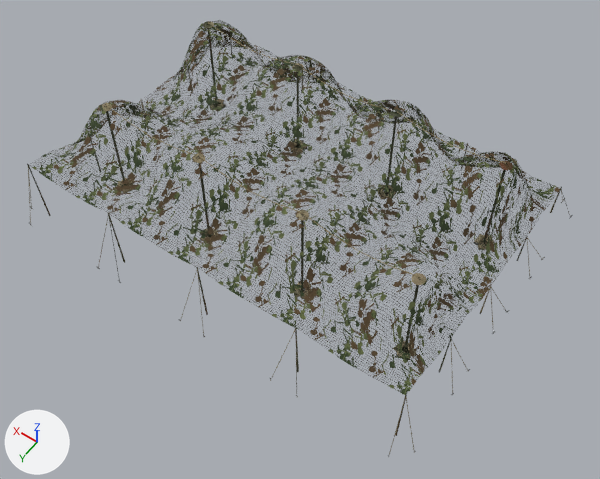
Two versions of the glTF model game/assets/military/base_camo_net.glb, one commit apart.
Rendered twice from a 50 mm lens placed at (-16.7, 23.4, 34.5), pointed at (-1.5, 2.1, 1.1). Lighting does not change. The marker at lower left points along +X, +Y and +Z. The first picture is the older version. Objects named as collision shapes, trigger or cutter boxes, shadow casters or lower levels of detail are left out. Where no turn or scale is listed for an object, it has been applied to the vertices. Vertices at exactly the same position are counted once.

The scene before the commit, as lines of its bpy script (objects in view):
```python
mat_cutout_net = bpy.data.materials.new('cutout_net')
mat_cutout_net.use_nodes = True; mat_cutout_net.node_tree.nodes.clear()
_N = mat_cutout_net.node_tree.nodes; _L = mat_cutout_net.node_tree.links
n0 = _N.new('ShaderNodeBsdfPrincipled'); n0.name = 'Principled BSDF'
n0.inputs[2].default_value = 0.95  # 'Roughness'
n1 = _N.new('ShaderNodeOutputMaterial'); n1.name = 'Material Output'
n2 = _N.new('ShaderNodeMath'); n2.name = 'Math'
n2.operation = 'SUBTRACT'
n2.inputs[0].default_value = 1.0  # 'Value'
n3 = _N.new('ShaderNodeMath'); n3.name = 'Math.001'
n3.operation = 'LESS_THAN'
n4 = _N.new('ShaderNodeMix'); n4.name = 'Mix'
n4.data_type = 'RGBA'
n4.blend_type = 'MULTIPLY'
n4.inputs[0].default_value = 1.0  # 'Factor'
n5 = _N.new('ShaderNodeMath'); n5.name = 'Math.002'
n5.operation = 'MULTIPLY'
n6 = _N.new('ShaderNodeVertexColor'); n6.name = 'Color Attribute'
n7 = _N.new('ShaderNodeTexImage'); n7.name = 'Image Texture'
n7.image = img_net
_L.new(n0.outputs[0], n1.inputs[0])  # 'BSDF' to 'Surface'
_L.new(n2.outputs[0], n0.inputs[4])  # 'Value' to 'Alpha'
_L.new(n3.outputs[0], n2.inputs[1])  # 'Value' to 'Value'
_L.new(n4.outputs[2], n0.inputs[0])  # 'Result' to 'Base Color'
_L.new(n5.outputs[0], n3.inputs[0])  # 'Value' to 'Value'
_L.new(n6.outputs[0], n4.inputs[7])  # 'Color' to 'B'
_L.new(n6.outputs[1], n5.inputs[1])  # 'Alpha' to 'Value'
_L.new(n7.outputs[0], n4.inputs[6])  # 'Color' to 'A'
_L.new(n7.outputs[1], n5.inputs[0])  # 'Alpha' to 'Value'
me_lod0 = bpy.data.meshes.new('lod0')
me_lod0.from_pydata(...)  # 2643 vertices, 4288 faces; spans x -12.1..12.1, y -9.1..9.1, z 0.0..6.2
# faces by material slot: [1472, 2816]
me_lod0.materials.append(mat_atlas)
me_lod0.materials.append(mat_cutout_net)
ob_lod0 = bpy.data.objects.new('lod0', me_lod0)
ob_lod0.location = (0.0, 0.0, 0.0)
```
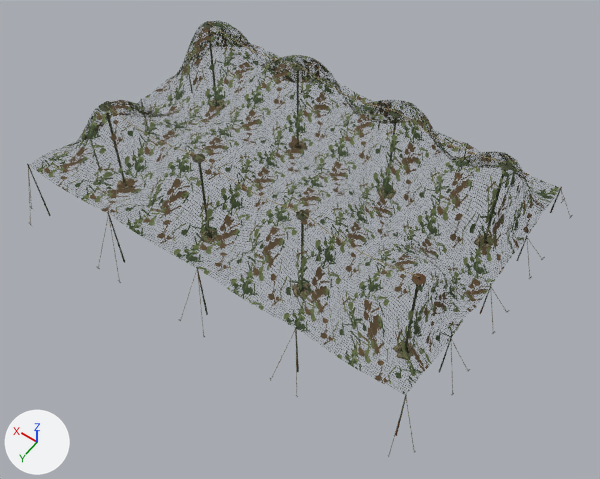
Location of each change, (x1, y1, x2, y2) in pixels of the pictures (600 x 479 px; the box of a moved part takes in the faces that stretch with it):
'lod0', recoloured, reshaped: (27, 20, 573, 457) in both
part 1 of me_lod0, moved or reshaped: before (100, 21, 513, 285); after (100, 21, 512, 285)
part 2 of me_lod0, surface changed: (29, 20, 562, 397) in both

Diff of the bpy script that builds the scene:
```diff
--- a/game/assets/military/base_camo_net.glb.py
+++ b/game/assets/military/base_camo_net.glb.py
@@ mat_cutout_net @@
 mat_cutout_net = bpy.data.materials.new('cutout_net')
-# nodes: BsdfPrincipled, Math x3, Mix, OutputMaterial, TexImage, VertexColor
+# nodes: BsdfPrincipled, Math x2, OutputMaterial, TexImage
 # uses the picture img_net
@@ me_lod0 @@
 # used by ob_lod0; location = (0.0, 0.0, 0.0)
-me_lod0.from_pydata(...)  # 2643 vertices, 4288 faces; spans x -12.1..12.1, y -9.1..9.1, z 0.0..6.2
+me_lod0.from_pydata(...)  # 2611 vertices, 4224 faces; spans x -12.1..12.1, y -9.1..9.1, z 0.0..6.2
+# me_lod0 part 1
+# 72 vertices are removed from x -9.3..9.3, y -4.3..4.1, z 5.9..6.0
+# 252 faces are deleted
+# 16 vertices in x -9.2..9.2, y -3.9..4.1, z 6.0 move by (0.0, -0.1, 0.0)
+# 8 vertices in x -9.1..8.9, y -4.2..3.8, z 6.0 move by (0.3, 0.0, -0.1)
+# 40 vertices are added at x -9.3..9.3, y -4.2..4.0, z 5.9..6.0
+# 188 new faces join them, mat_atlas
+# me_lod0 part 2: 3969 kept faces spanning x -12.1..12.1, y -9.1..9.1, z 0.0..6.2 get new texture (UV) coordinates
 me_lod0.materials.append(mat_atlas)
```
